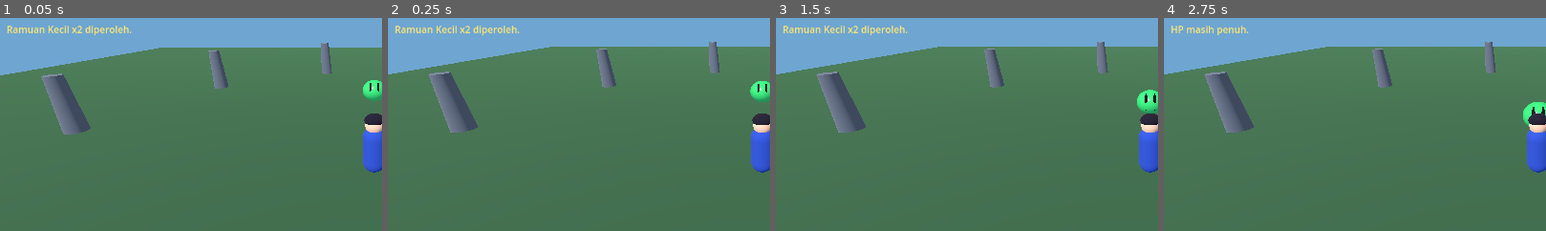
Above: before the commit, frames 1-4 (left to right).
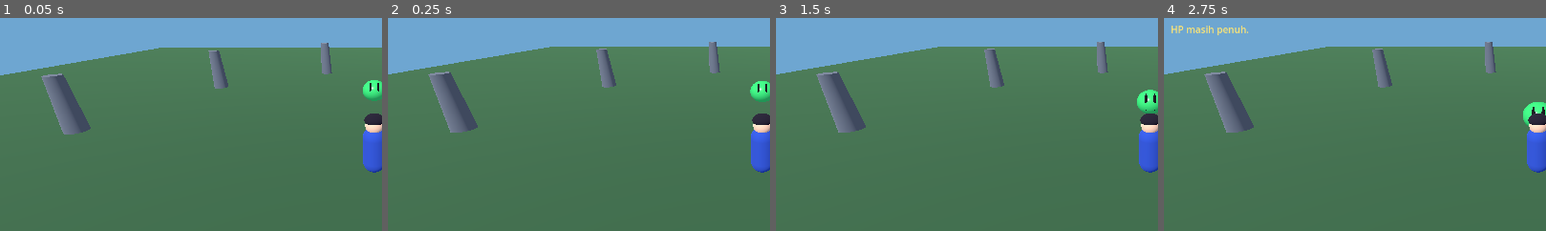
Above: after the commit, the same moments.

Repository: anjingsayang80-ui/Dunia-di-Balik-Mimpi
Game: Godot game, scene res://scenes/main.tscn
Two runs of this game, one before a commit and one after it. Both use one fixed random seed, a clock stepped at 60 frames per second and the inputs below.
Inputs:
- Up to frame 1 (0.05 s): no input
- Up to frame 2 (0.25 s): no input
- Up to frame 3 (1.5 s): click "SERANG" at 0.5 s; click "TAS" at 1.25 s
- Up to frame 4 (2.75 s): click "Gunakan Ramuan (+30 HP)" at 2 s
The pictures show only the part of the screen within x 1-51%, y 23-73%; the shares and areas given below are measured in that part.

The runs differ from the first frame. In frame 1, 0.6% of the frame differs, in the area x 2-35%, y 3-9%; in frame 2, 0.6%; in frame 3, 0.6%; in frame 4, nothing differs.

Commit message:
Persist RPG inventory and quest progress

Diff:
--- a/android-game/scripts/game_state.gd
+++ b/android-game/scripts/game_state.gd
@@ -1,18 +1,22 @@
 extends Node
 
+const SAVE_PATH := "user://savegame.cfg"
 var inventory: Dictionary = {}
 var slime_kills := 0
 var quest_completed := false
 var last_notice := ""
 
 func _ready() -> void:
-    add_item("Ramuan Kecil", 2)
+    if not load_game():
+        inventory = {"Ramuan Kecil": 2}
+        save_game()
 
 func add_item(item_name: String, amount: int = 1) -> void:
     if amount <= 0:
         return
     inventory[item_name] = int(inventory.get(item_name, 0)) + amount
     last_notice = "%s x%d diperoleh." % [item_name, amount]
+    save_game()
 
 func get_item_count(item_name: String) -> int:
     return int(inventory.get(item_name, 0))
@@ -23,18 +27,40 @@
     inventory[item_name] -= 1
     if inventory[item_name] <= 0:
         inventory.erase(item_name)
+    save_game()
     return true
 
 func complete_slime_quest() -> void:
     if quest_completed:
         return
     slime_kills += 1
-    add_item("Lendir Slime", 1)
-    add_item("Koin", 10)
     quest_completed = true
+    inventory["Lendir Slime"] = int(inventory.get("Lendir Slime", 0)) + 1
+    inventory["Koin"] = int(inventory.get("Koin", 0)) + 10
     last_notice = "Misi selesai! Hadiah: Lendir Slime dan 10 Koin."
+    save_game()
 
 func get_quest_text() -> String:
     if quest_completed:
         return "MISI SELESAI: Kalahkan Slime  •  Hadiah sudah diterima"
     return "MISI: Kalahkan Slime  •  Progres: %d/1" % slime_kills
+
+func save_game() -> void:
+    var data := ConfigFile.new()
+    data.set_value("player", "inventory", inventory)
+    data.set_value("quest", "slime_kills", slime_kills)
+    data.set_value("quest", "completed", quest_completed)
+    var error := data.save(SAVE_PATH)
+    if error != OK:
+        push_warning("Gagal menyimpan progres: %s" % error_string(error))
+
+func load_game() -> bool:
+    var data := ConfigFile.new()
+    var error := data.load(SAVE_PATH)
+    if error != OK:
+        return false
+    inventory = data.get_value("player", "inventory", {"Ramuan Kecil": 2})
+    slime_kills = int(data.get_value("quest", "slime_kills", 0))
+    quest_completed = bool(data.get_value("quest", "completed", false))
+    last_notice = "Progres permainan berhasil dimuat."
+    return true
